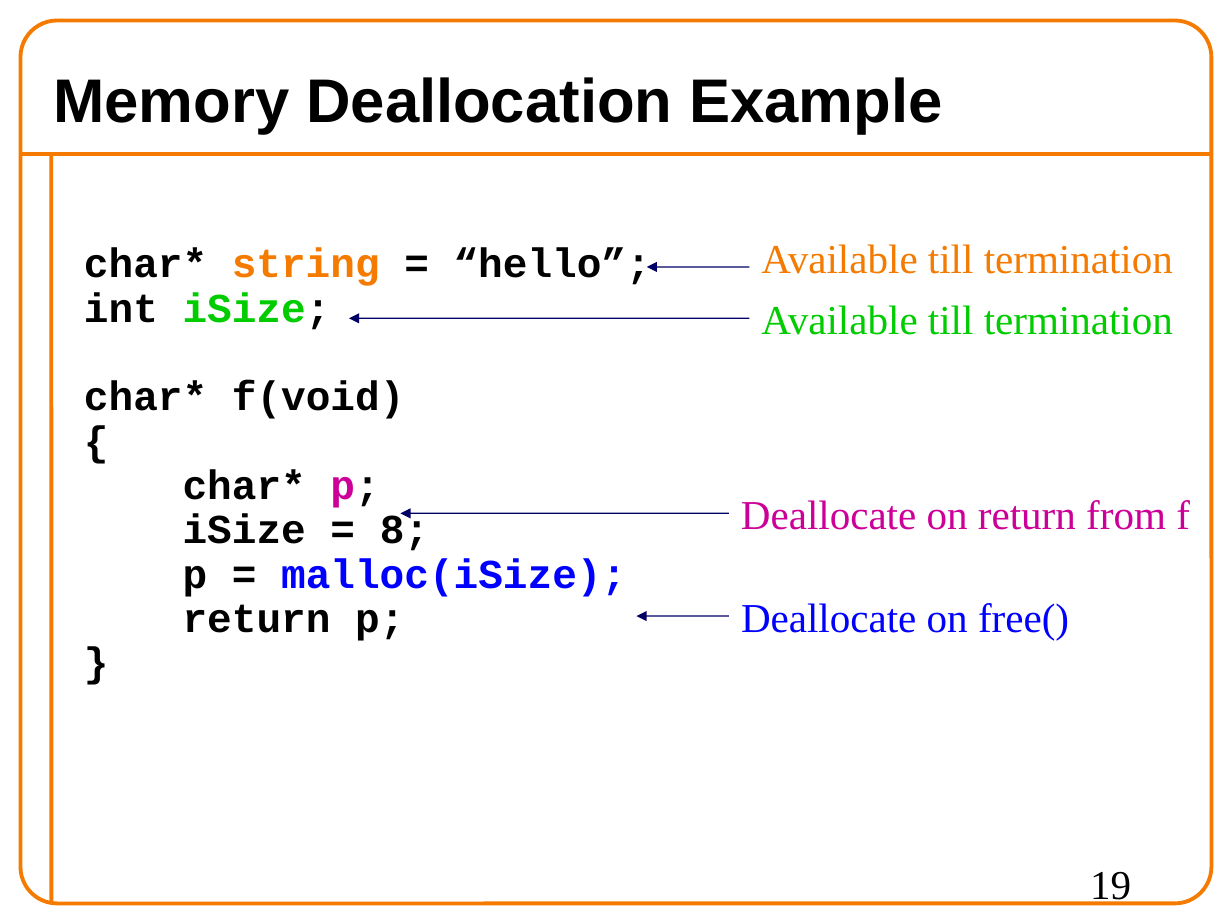
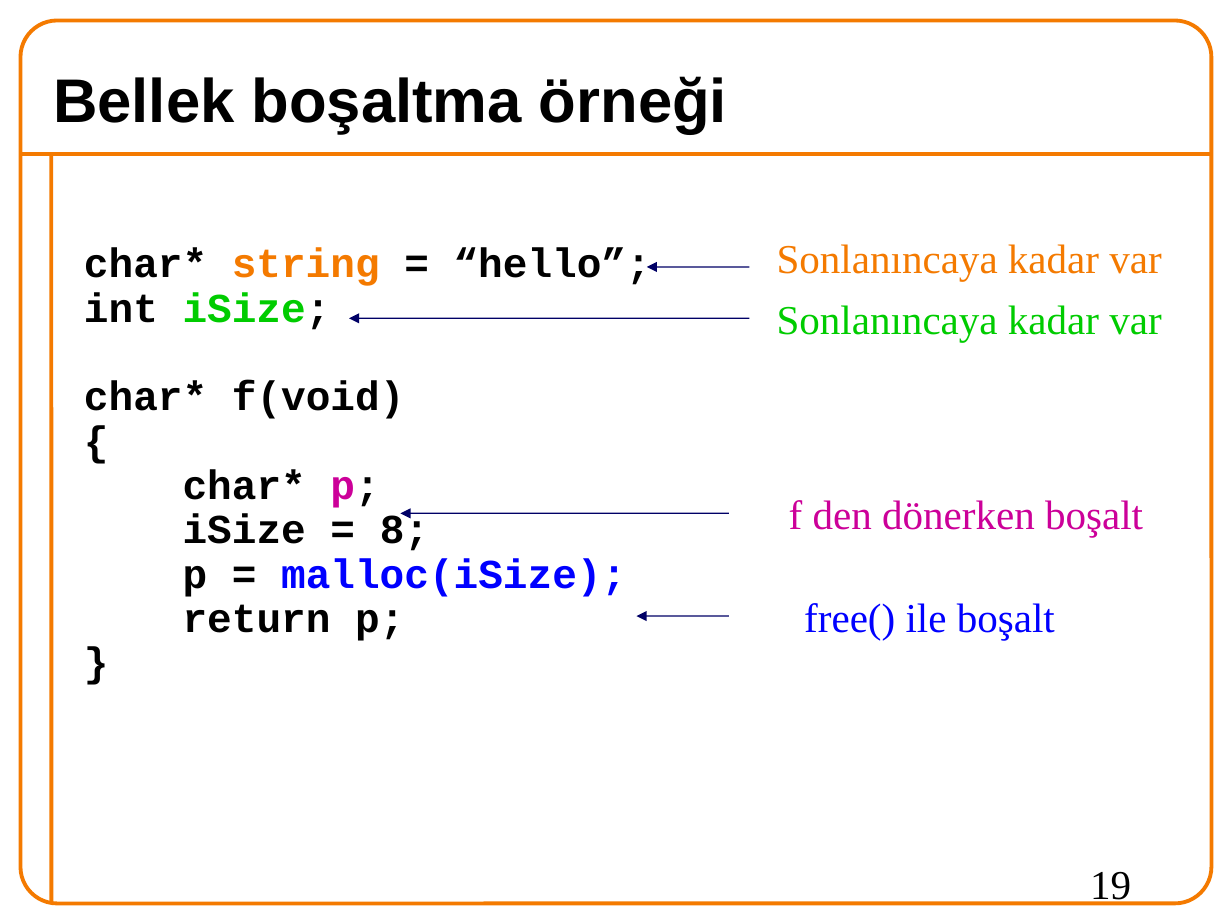
Before and after one commit to 19ceng/ceng201pro, a slide deck: slide 19 of 06memAll.odp. Drawn at 1232x924 pixels with LibreOffice and Linux fonts; fonts in the diff are those of the drawing; background and template pictures are left out. Boxes give left, top, right and bottom in pixels: in the first picture for what was removed or moved away, otherwise in the second. Text is boxed around its words. In the diff, an @@ line names an element or a change of style, - is before the commit and + after.

```diff
--- a/06memAll.odp
+++ b/06memAll.odp
@@ title at [53, 76, 727, 133]: text changed @@
-Memory Deallocation Example
+Bellek boşaltma örneği
@@ text at [777, 244, 1161, 281]: text changed @@
-Available till termination
+Sonlanıncaya kadar var
@@ text at [777, 305, 1161, 342]: text changed @@
-Available till termination
+Sonlanıncaya kadar var
@@ text removed at [741, 500, 1190, 530] @@
-Deallocate on return from f
@@ text added at [789, 500, 1143, 537], 24 pt, text #CC0099 @@
+f den dönerken boşalt
@@ text at [804, 603, 1055, 640]: text changed @@
-Deallocate on free()
+free() ile boşalt
```
Also in this commit, not shown: 27 other slides changed, 12 slides added, 12 slides removed.
